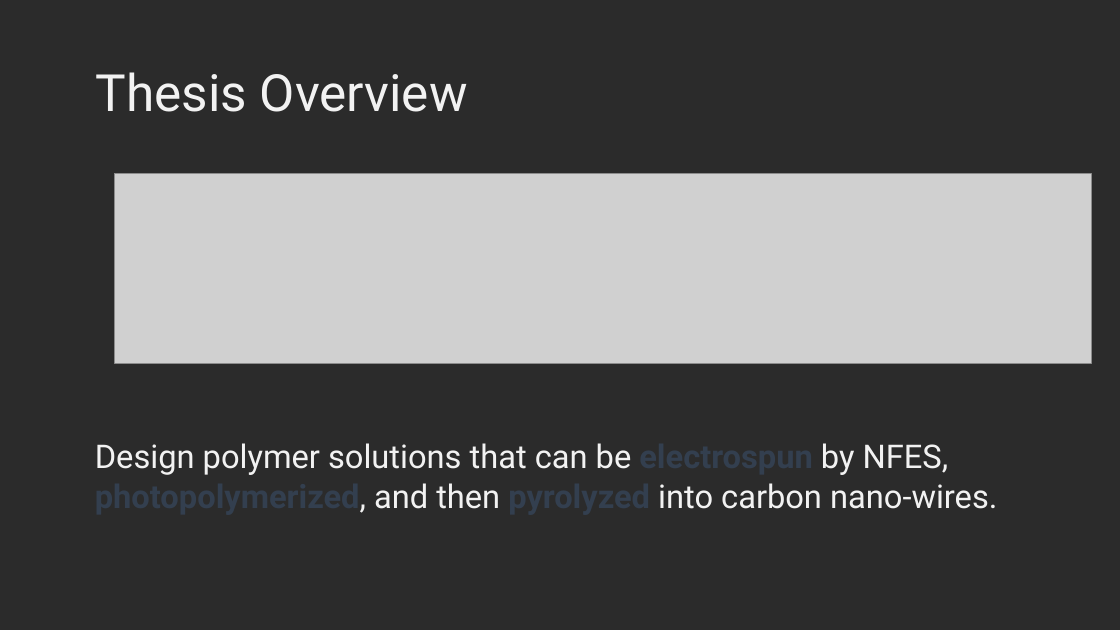
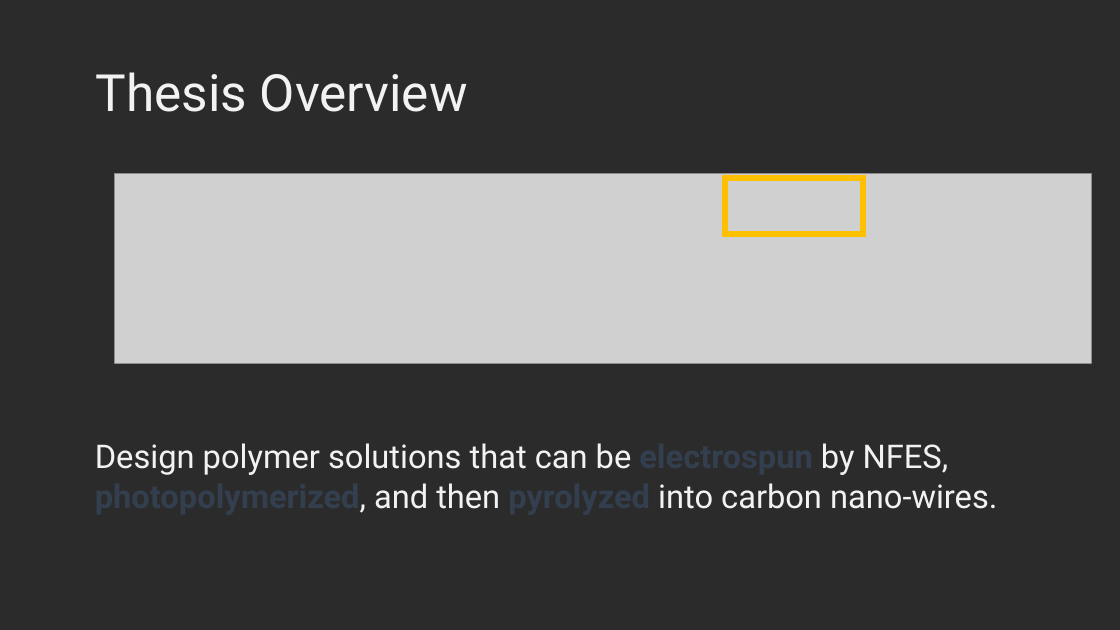
Before and after one commit to KiraSensei13/MNT_ITESM_Thesis, a slide deck: slide 4 of Shared_A01212611/Slides/GroupMeeting001_pyrolysisProcessParameters.pptx. Drawn at 1120x630 pixels with LibreOffice and Linux fonts; fonts in the diff are those of the drawing; grey boxes stand for pictures; background and template pictures are left out; a plain dark background stands for a picture behind light text. Boxes give left, top, right and bottom in pixels: in the first picture for what was removed or moved away, otherwise in the second. Text is boxed around its words. In the diff, an @@ line names an element or a change of style, - is before the commit and + after.

```diff
--- a/Shared_A01212611/Slides/GroupMeeting001_pyrolysisProcessParameters.pptx
+++ b/Shared_A01212611/Slides/GroupMeeting001_pyrolysisProcessParameters.pptx
@@ rectangle added at bbox=[725, 178, 864, 234], outline #FFC000 5.25 pt @@
```
Also in this commit, not shown: 1 other slide changed, 6 slides added, 2 other files.
